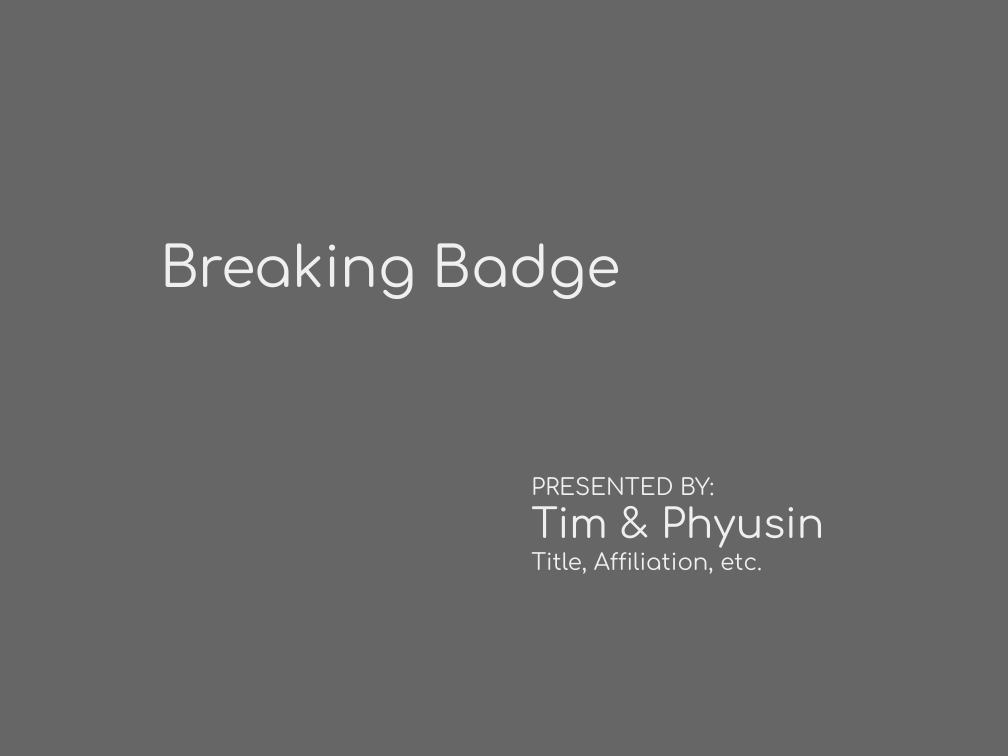
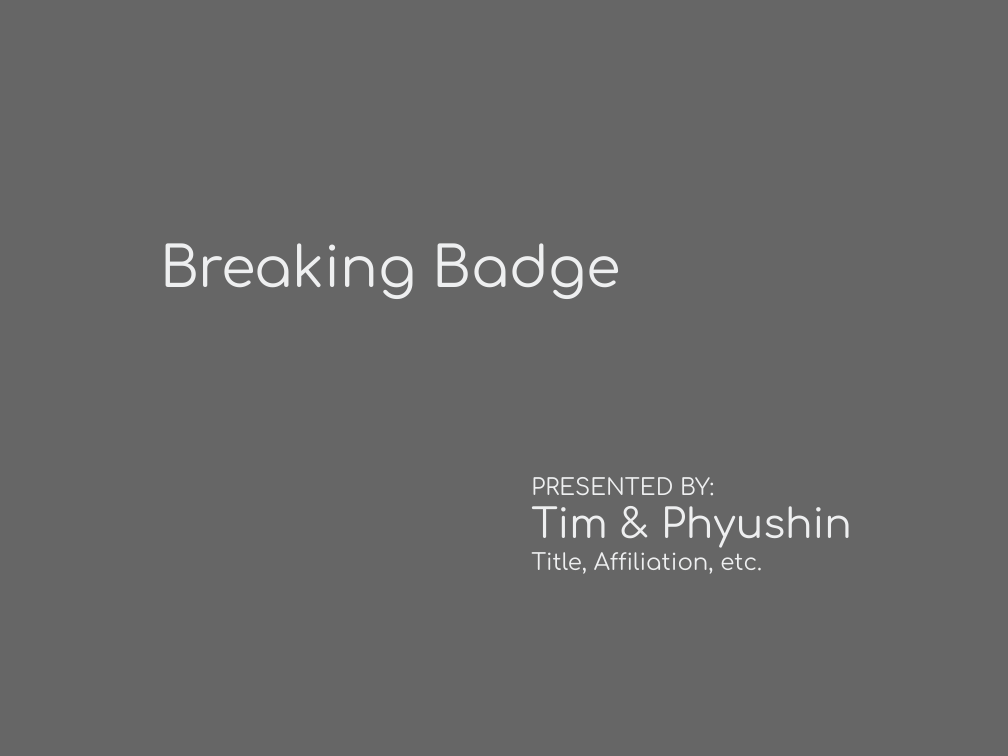
Before and after one commit to phyushin/Breaking_Badge, a slide deck: slide 1 of presentation/sle4442.odp. Drawn at 1008x756 pixels with LibreOffice and Linux fonts; fonts in the diff are those of the drawing. Boxes give left, top, right and bottom in pixels: in the first picture for what was removed or moved away, otherwise in the second. Text is boxed around its words. In the diff, an @@ line names an element or a change of style, - is before the commit and + after.

Commit message:
Updated.

```diff
--- a/presentation/sle4442.odp
+++ b/presentation/sle4442.odp
@@ text at [531,492,852,547]: text changed @@
-Tim & Phyusin
+Tim & Phyushin
```
Also in this commit, not shown: 6 slides added, 7 slides removed.
